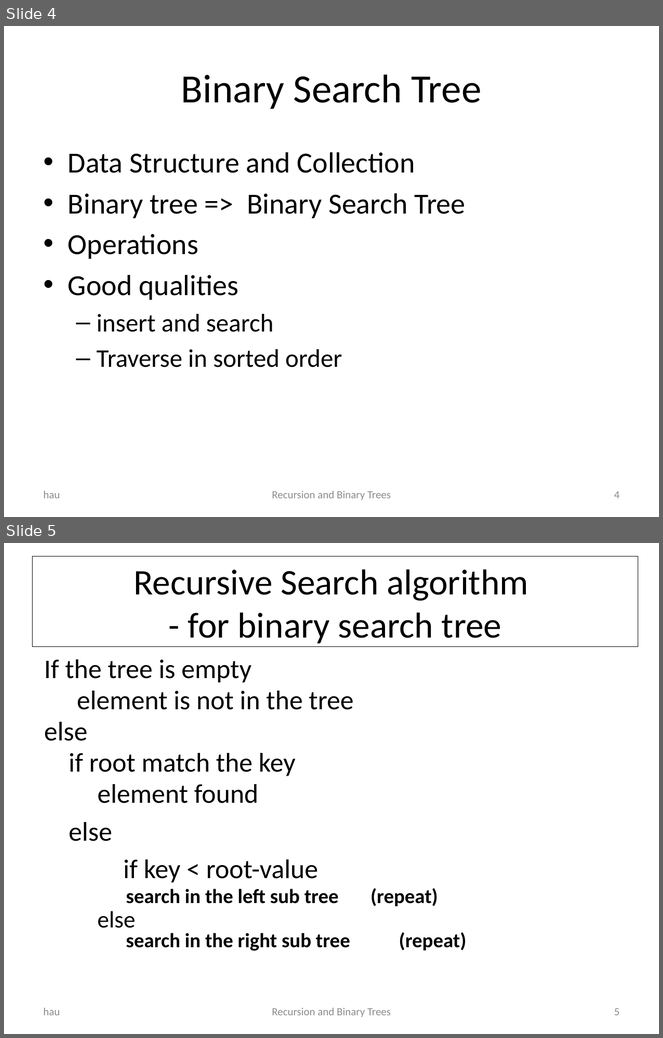
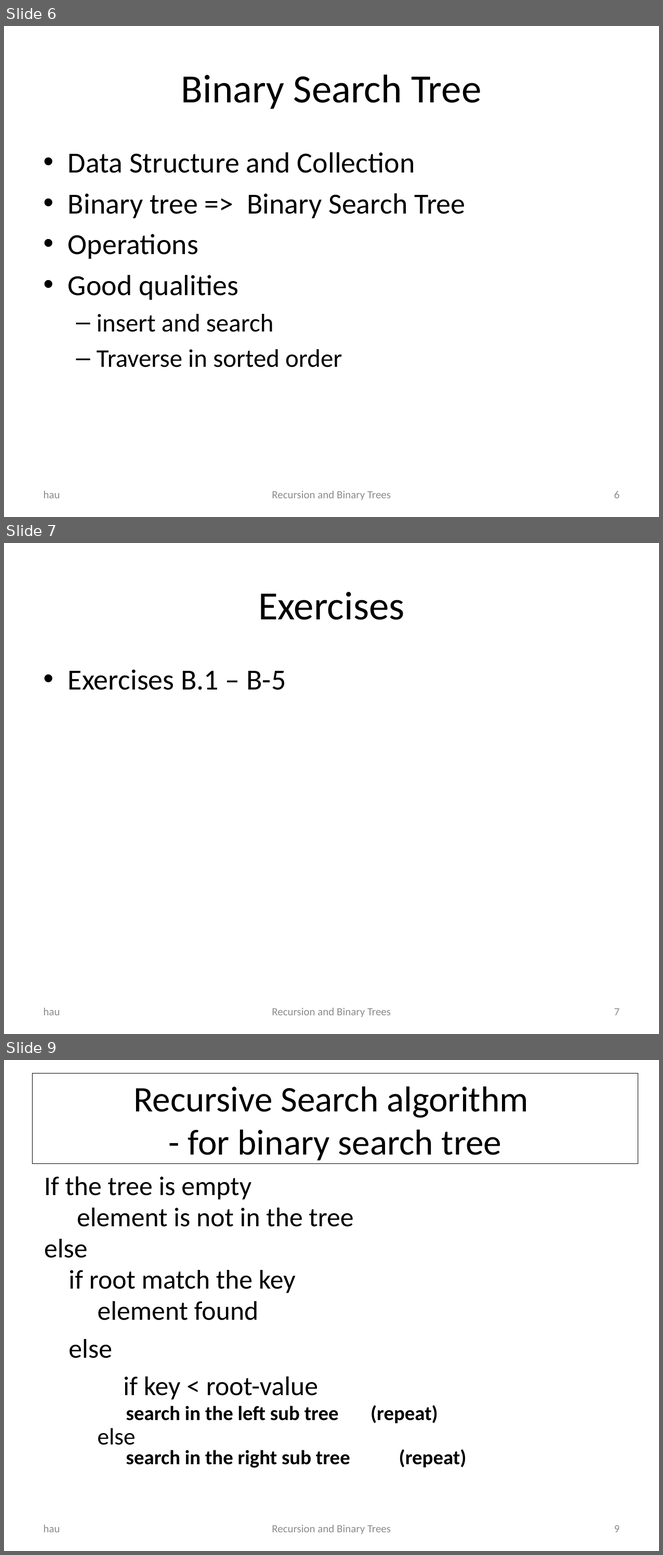
Before and after one commit to CphBusCosSem2/week5-algorithms, a slide deck: slides/day2Recursion and Binary trees.pptx. Shown one above the other, each under a label of ours: slides 4 and 5 before the commit, slides 6, 7 and 9 after it; the slides between them are not shown. The pictures are 663x1038 and 663x1555 pixels, drawn with LibreOffice and Linux fonts; fonts in the diff are those of the drawing. Boxes give left, top, right and bottom in pixels: in the first picture for what was removed or moved away, otherwise in the second. Text is boxed around its words. In the diff, an @@ line names an element or a change of style, - is before the commit and + after.

Commit message:
Updated day2exercises

```diff
--- a/slides/day2Recursion and Binary trees.pptx
+++ b/slides/day2Recursion and Binary trees.pptx
@@ slide 7 added at box(4, 543, 659, 1034), background #FFFFFF @@
@@ title added at box(258, 592, 404, 620), 44 pt, text #000000 @@
+Exercises
@@ text added at box(68, 669, 286, 690), 32 pt, text #000000 @@
+• Exercises B.1 – B-5
@@ text added at box(44, 1008, 60, 1016), 12 pt, text #8C8C8C @@
+hau
@@ text added at box(272, 1008, 391, 1018), 12 pt, text #8C8C8C @@
+Recursion and Binary Trees
@@ page number added at box(614, 1008, 620, 1016), 12 pt, text #8C8C8C @@
+7
@@ what was slide 4 is now slide 6 @@
@@ page number at box(614, 491, 620, 499): text changed @@
-4
+6
@@ what was slide 5 is now slide 9 @@
@@ page number at box(614, 1525, 620, 1533): text changed @@
-5
+9
```
Also in this commit, not shown: 2 slides changed, 4 other slides added, 26 other files.
